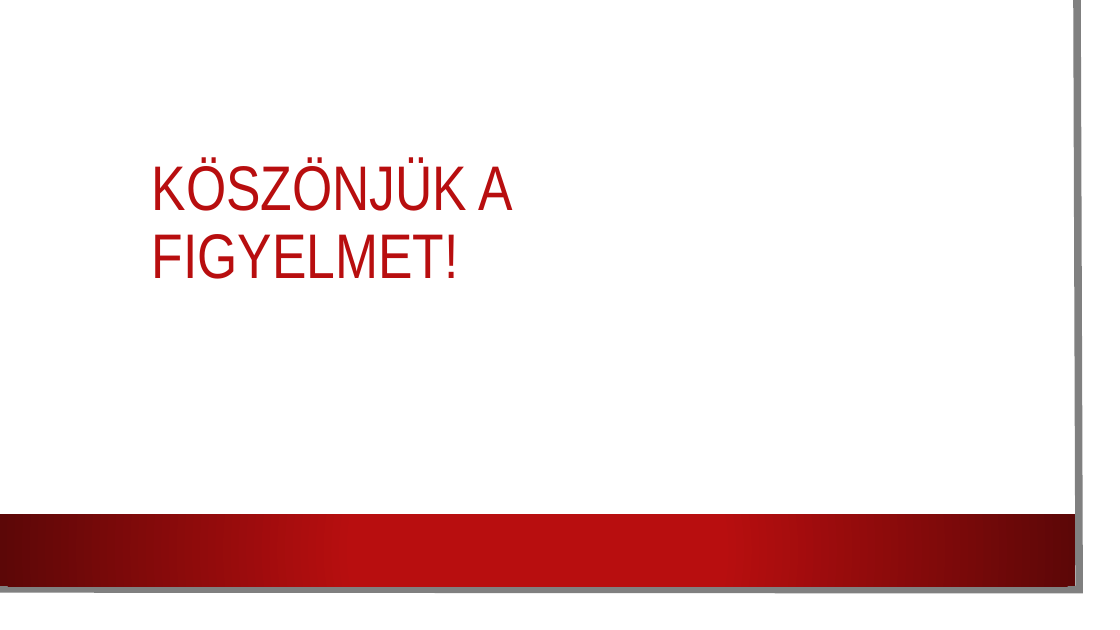
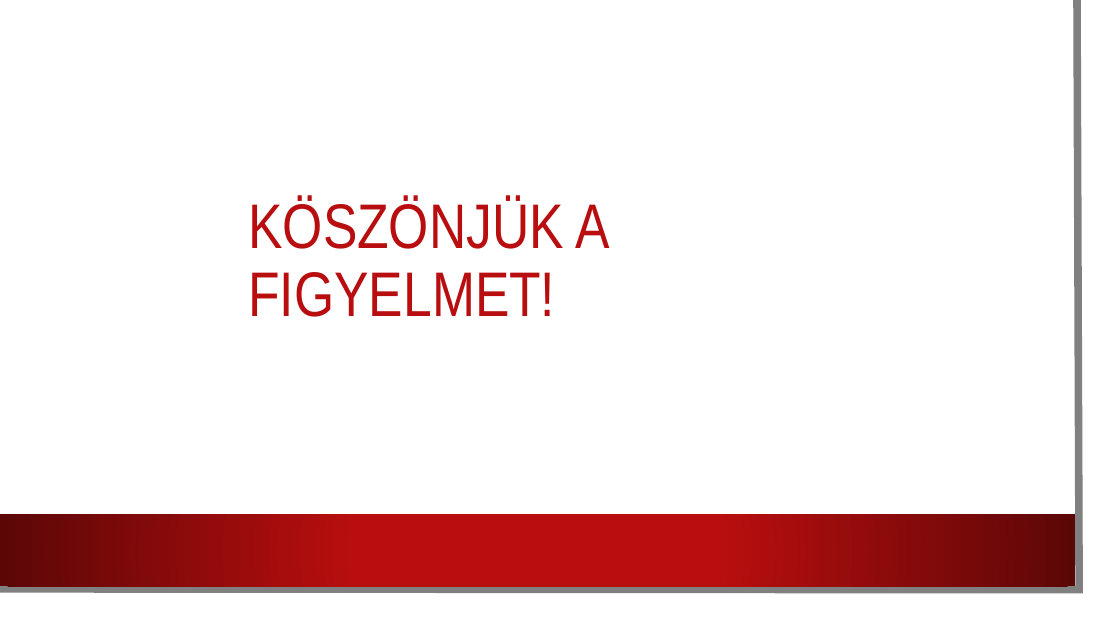
Before and after one commit to verbaviktor/Eminem-rajongoi-weboldal, a slide deck: slide 7 of Eminem.pptx. Drawn at 1120x630 pixels with LibreOffice and Linux fonts; fonts in the diff are those of the drawing; background and template pictures are left out. Boxes give left, top, right and bottom in pixels: in the first picture for what was removed or moved away, otherwise in the second. Text is boxed around its words. In the diff, an @@ line names an element or a change of style, - is before the commit and + after.

```diff
--- a/Eminem.pptx
+++ b/Eminem.pptx
@@ title "KÖSZÖNJÜK A FIGYELMET!": place and size @@
-title "KÖSZÖNJÜK A FIGYELMET!" at [152, 160, 513, 279]
+title "KÖSZÖNJÜK A FIGYELMET!" at [248, 197, 609, 317]
```
Also in this commit, not shown: 3 other slides changed, 1 other file.
